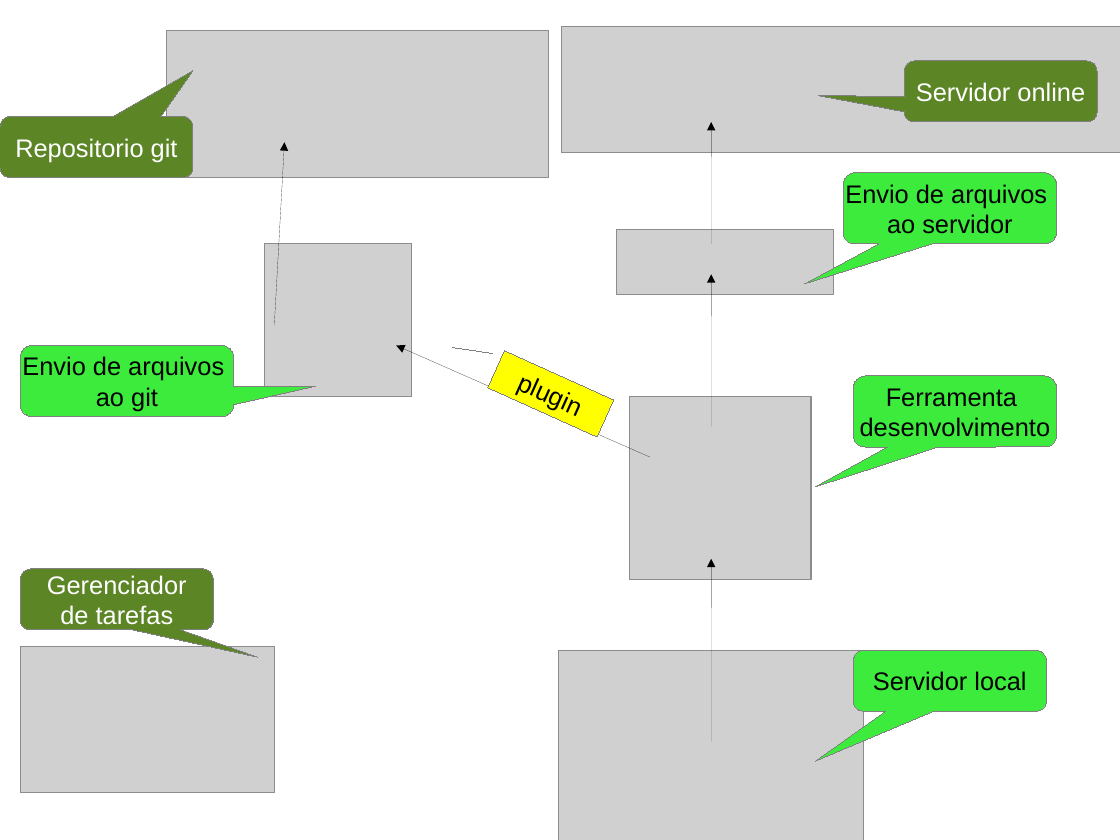
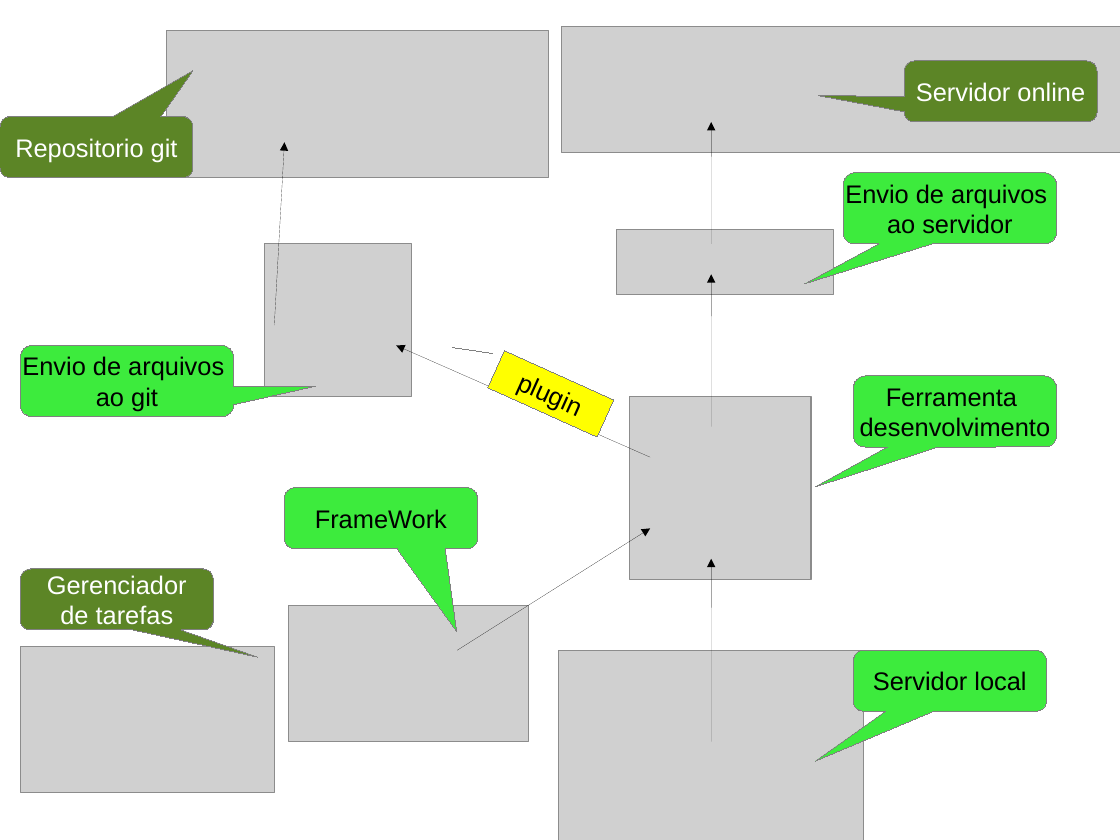
Before and after one commit to cleopavan/eXtreme-Programming, a slide deck: slide 1 of Equipe/Fernando/apresentation.odp. Drawn at 1120x840 pixels with LibreOffice and Linux fonts; fonts in the diff are those of the drawing; grey boxes stand for pictures. Boxes give left, top, right and bottom in pixels: in the first picture for what was removed or moved away, otherwise in the second. Text is boxed around its words. In the diff, an @@ line names an element or a change of style, - is before the commit and + after.

```diff
--- a/Equipe/Fernando/apresentation.odp
+++ b/Equipe/Fernando/apresentation.odp
@@ rounded speech box added at (285, 488, 478, 549), fill #3DEB3D, outline #808080 0 pt, 18 pt, text #000000 @@
+FrameWork
@@ arrow added from (457, 650) to (650, 528), #000000 0 pt @@
@@ picture added at (289, 606, 528, 742) @@
```
Also in this commit, not shown: 4 other files.
